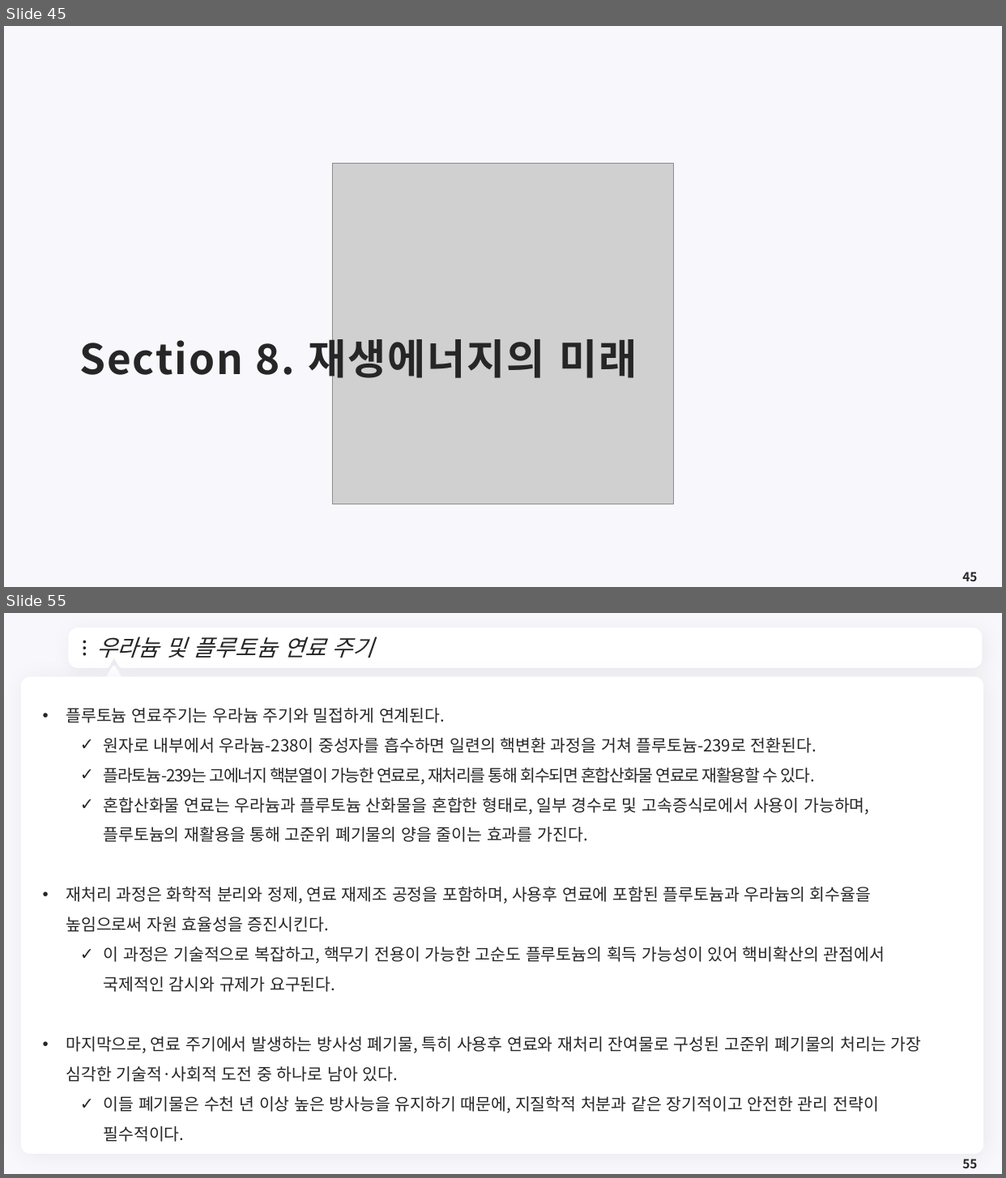
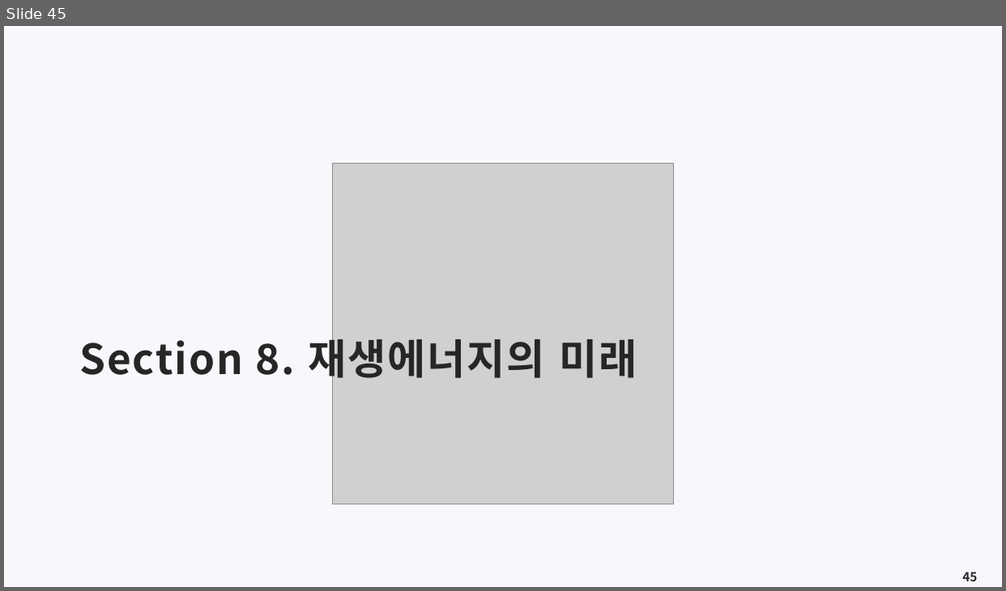
Before and after one commit to meandthey/Teaching, a slide deck: 에너지경제학/자원에너지경제학_Chapter_6 (재생에너지).pptx. Shown one above the other, each under a label of ours: slides 45 and 55 before the commit, slide 45 after it; the slides between them are not shown. The pictures are 1006x1178 and 1006x591 pixels, drawn with LibreOffice and Linux fonts; fonts in the diff are those of the drawing; grey boxes stand for pictures; background and template pictures are left out. Boxes give left, top, right and bottom in pixels: in the first picture for what was removed or moved away, otherwise in the second. Text is boxed around its words. In the diff, an @@ line names an element or a change of style, - is before the commit and + after.

```diff
--- a/에너지경제학/자원에너지경제학_Chapter_6 (재생에너지).pptx
+++ b/에너지경제학/자원에너지경제학_Chapter_6 (재생에너지).pptx
@@ slide 55 removed at [4, 613, 1002, 1174], background #F8F7FC @@
@@ freeform shape removed at [72, 632, 978, 665] @@
@@ title removed at [96, 636, 374, 658] @@
-우라늄 및 플루토늄 연료 주기
@@ ellipse removed at [83, 641, 87, 644] @@
@@ ellipse removed at [83, 647, 87, 649] @@
@@ ellipse removed at [83, 653, 87, 656] @@
@@ freeform shape removed at [958, 643, 967, 654] @@
@@ rounded rectangle removed at [21, 677, 984, 1154] @@
@@ triangle removed at [105, 667, 122, 683] @@
@@ text removed at [66, 708, 922, 1142] @@
-• 플루토늄 연료주기는 우라늄 주기와 밀접하게 연계된다.
-  ✓ 원자로 내부에서 우라늄-238이 중성자를 흡수하면 일련의 핵변환 과정을 거쳐 플루토늄-239로 전환된다.
-  ✓ 플라토늄-239는 고에너지 핵분열이 가능한 연료로, 재처리를 통해 회수되면 혼합산화물 연료로 재활용할 수 있다.
-  ✓ 혼합산화물 연료는 우라늄과 플루토늄 산화물을 혼합한 형태로, 일부 경수로 및 고속증식로에서 사용이 가능하며, 플루토늄의 재활용을 통해 고준위 폐기물의 양을 줄이는 효과를 가진다.
-• 재처리 과정은 화학적 분리와 정제, 연료 재제조 공정을 포함하며, 사용후 연료에 포함된 플루토늄과 우라늄의 회수율을 높임으로써 자원 효율성을 증진시킨다.
-  ✓ 이 과정은 기술적으로 복잡하고, 핵무기 전용이 가능한 고순도 플루토늄의 획득 가능성이 있어 핵비확산의 관점에서 국제적인 감시와 규제가 요구된다.
-• 마지막으로, 연료 주기에서 발생하는 방사성 폐기물, 특히 사용후 연료와 재처리 잔여물로 구성된 고준위 폐기물의 처리는 가장 심각한 기술적·사회적 도전 중 하나로 남아 있다.
-  ✓ 이들 폐기물은 수천 년 이상 높은 방사능을 유지하기 때문에, 지질학적 처분과 같은 장기적이고 안전한 관리 전략이 필수적이다.
@@ page number removed at [962, 1159, 977, 1169] @@
-55
```
Also in this commit, not shown: 4 slides changed, 40 other slides removed, 1 other file.
